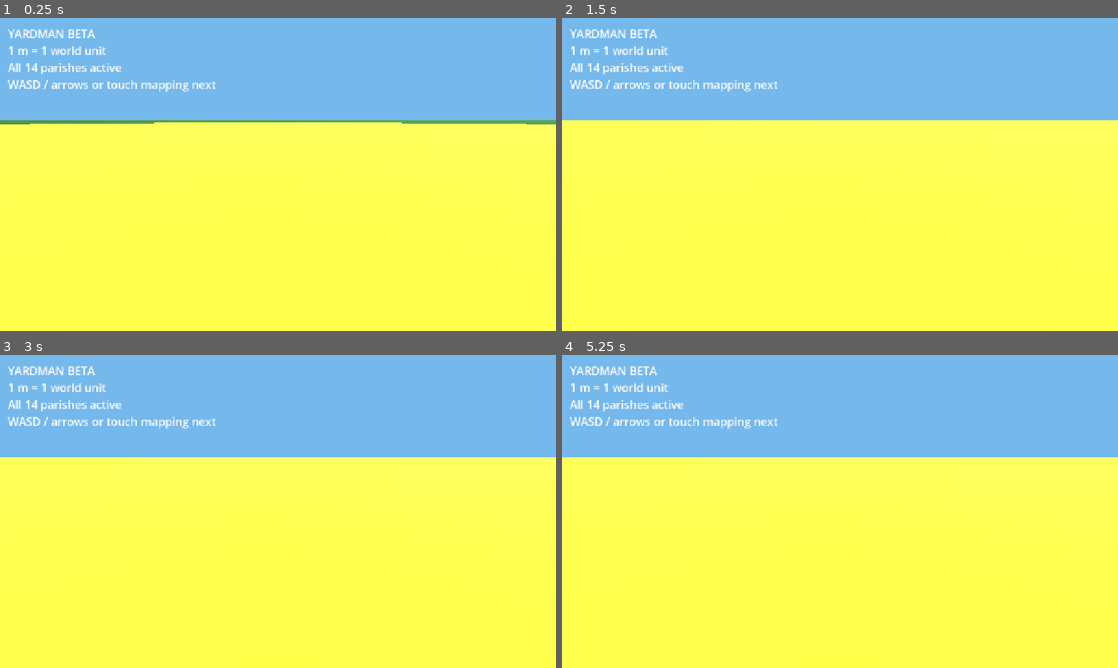
Above: before the commit, frames 1-4 (two rows, left to right).
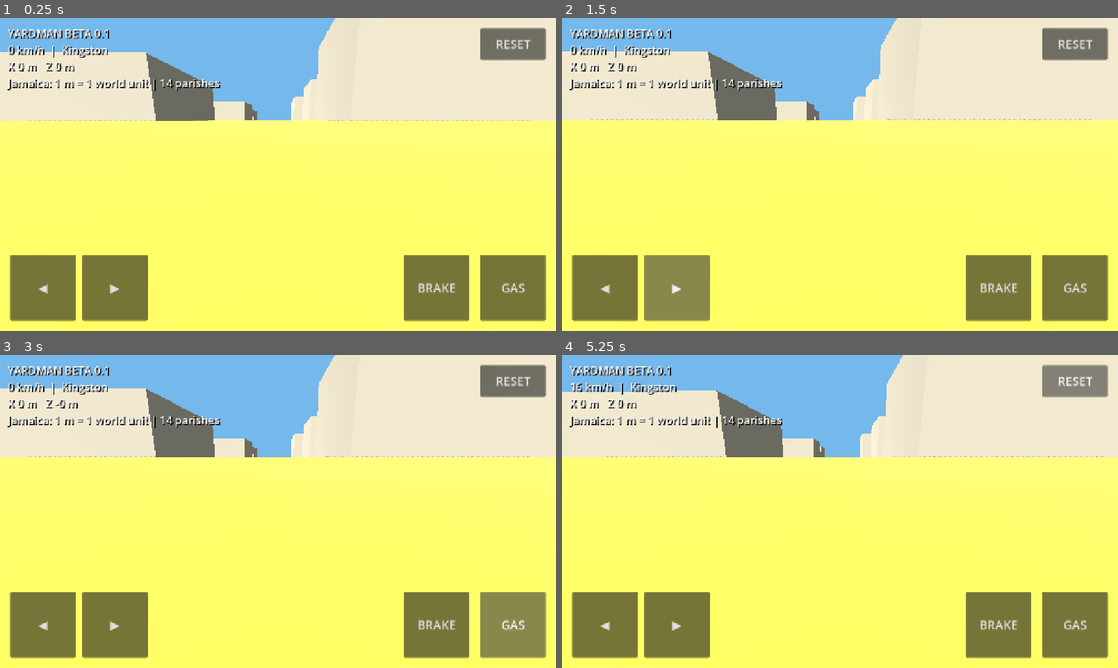
Above: after the commit, the same moments.

Repository: rell28194-rgb/yardman
Game: Godot game, scene res://main.tscn
The game is run twice, just before and just after one commit, with the same random seed, the same clock (stepped at 60 frames per second) and the same inputs.
Inputs (mouse positions are in pixels of both pictures, inside the frame that each line leads up to):
- Up to frame 1 (0.25 s): no input
- Up to frame 2 (1.5 s): click (606, 287) at 0.5 s, where only the run after the commit has a clickable "◀"; click (678, 287) at 1.25 s, where only the run after the commit has a clickable "▶"
- Up to frame 3 (3 s): click (439, 624) at 2 s, where only the run after the commit has a clickable "BRAKE"; click (511, 624) at 2.75 s, where only the run after the commit has a clickable "GAS"
- Up to frame 4 (5.25 s): click (1073, 380) at 3.5 s, where only the run after the commit has a clickable "RESET"; tap Enter at 4.25 s; hold Right (ui_right) 4.28-5.03 s; tap Space at 5 s; hold Down (ui_down) from 5.03 s (still down)

The runs differ from the first frame. In frame 1, 90% of the frame differs, in the area x 0-100%, y 0-100%; in frame 2, 90%; in frame 3, 90%; in frame 4, 90%.

Commit message:
Make Yardman beta mobile-driveable and add Kingston test fidelity

Diff:
--- a/godot/scripts/main.gd
+++ b/godot/scripts/main.gd
@@ -18,12 +18,18 @@
 ]
 
 var car: CharacterBody3D
+var hud_label: Label
 var speed := 0.0
 var steer := 0.0
+var touch_left := false
+var touch_right := false
+var touch_gas := false
+var touch_brake := false
 
 func _ready() -> void:
     _make_environment()
     _make_island_proxy()
+    _make_kingston_test_grid()
     _make_parish_markers()
     _make_car()
     _make_camera()
@@ -35,33 +41,78 @@
     env.background_mode = Environment.BG_COLOR
     env.background_color = Color(0.46, 0.72, 0.92)
     env.ambient_light_source = Environment.AMBIENT_SOURCE_COLOR
-    env.ambient_light_color = Color(0.8,0.85,0.9)
+    env.ambient_light_color = Color(0.8, 0.85, 0.9)
     env.ambient_light_energy = 0.7
     world_env.environment = env
     add_child(world_env)
+
     var sun := DirectionalLight3D.new()
-    sun.rotation_degrees = Vector3(-55,-35,0)
+    sun.rotation_degrees = Vector3(-55, -35, 0)
     sun.light_energy = 1.4
+    sun.shadow_enabled = true
     add_child(sun)
 
 func _make_island_proxy() -> void:
+    # Full-island coordinate envelope. One Godot unit equals one real-world metre.
     var ground := MeshInstance3D.new()
     var mesh := PlaneMesh.new()
     mesh.size = Vector2(235000, 82000)
     ground.mesh = mesh
-    ground.position = Vector3(-47000,-0.05,-3000)
+    ground.position = Vector3(-47000, -0.05, -3000)
     var mat := StandardMaterial3D.new()
-    mat.albedo_color = Color(0.18,0.38,0.16)
+    mat.albedo_color = Color(0.18, 0.38, 0.16)
     ground.material_override = mat
     add_child(ground)
+
     var body := StaticBody3D.new()
     var shape := CollisionShape3D.new()
     var box := BoxShape3D.new()
-    box.size = Vector3(235000,1,82000)
+    box.size = Vector3(235000, 1, 82000)
     shape.shape = box
-    body.position = Vector3(-47000,-0.55,-3000)
+    body.position = Vector3(-47000, -0.55, -3000)
     body.add_child(shape)
     add_child(body)
+
+func _make_kingston_test_grid() -> void:
+    # First local fidelity layer: a light Kingston road/building grid while the
+    # full Jamaica coordinate space remains active at true horizontal scale.
+    var road_mat := StandardMaterial3D.new()
+    road_mat.albedo_color = Color(0.12, 0.13, 0.14)
+    road_mat.roughness = 0.9
+
+    for z in [-420.0, -140.0, 140.0, 420.0]:
+        var road := MeshInstance3D.new()
+        var road_mesh := BoxMesh.new()
+        road_mesh.size = Vector3(1400.0, 0.04, 18.0)
+        road.mesh = road_mesh
+        road.position = Vector3(0, 0.03, z)
+        road.material_override = road_mat
+        add_child(road)
+
+    for x in [-420.0, -140.0, 140.0, 420.0]:
+        var road := MeshInstance3D.new()
+        var road_mesh := BoxMesh.new()
+        road_mesh.size = Vector3(18.0, 0.04, 1100.0)
+        road.mesh = road_mesh
+        road.position = Vector3(x, 0.03, 0)
+        road.material_override = road_mat
+        add_child(road)
+
+    var building_mat := StandardMaterial3D.new()
+    building_mat.albedo_color = Color(0.62, 0.58, 0.50)
+    for i in range(48):
+        var gx := float((i % 8) - 4) * 105.0 + 48.0
+        var gz := float((i / 8) - 3) * 125.0 + 52.0
+        if abs(gx) < 28.0 or abs(gz) < 28.0:
+            continue
+        var h := 12.0 + float((i * 17) % 45)
+        var building := MeshInstance3D.new()
+        var bm := BoxMesh.new()
+        bm.size = Vector3(42.0 + float(i % 3) * 8.0, h, 52.0)
+        building.mesh = bm
+        building.position = Vector3(gx, h * 0.5, gz)
+        building.material_override = building_mat
+        add_child(building)
 
 func _make_parish_markers() -> void:
     for p in PARISHES:
@@ -73,25 +124,41 @@
         marker.mesh = cyl
         marker.position = p[1]
         var mat := StandardMaterial3D.new()
-        mat.albedo_color = Color(0.9,0.85,0.2)
+        mat.albedo_color = Color(0.9, 0.85, 0.2)
         marker.material_override = mat
         add_child(marker)
 
 func _make_car() -> void:
     car = CharacterBody3D.new()
-    car.position = Vector3(0,1,0)
+    car.position = Vector3(0, 1.0, 0)
+
     var body_mesh := MeshInstance3D.new()
     var box := BoxMesh.new()
-    box.size = Vector3(1.9,0.7,4.2)
+    box.size = Vector3(1.9, 0.7, 4.2)
     body_mesh.mesh = box
     body_mesh.position.y = 0.55
     var mat := StandardMaterial3D.new()
-    mat.albedo_color = Color(0.05,0.08,0.12)
+    mat.albedo_color = Color(0.05, 0.08, 0.12)
+    mat.metallic = 0.45
+    mat.roughness = 0.28
     body_mesh.material_override = mat
     car.add_child(body_mesh)
+
+    var cabin := MeshInstance3D.new()
+    var cabin_mesh := BoxMesh.new()
+    cabin_mesh.size = Vector3(1.55, 0.65, 1.9)
+    cabin.mesh = cabin_mesh
+    cabin.position = Vector3(0, 1.18, 0.2)
+    var glass := StandardMaterial3D.new()
+    glass.albedo_color = Color(0.10, 0.22, 0.30)
+    glass.metallic = 0.2
+    glass.roughness = 0.12
+    cabin.material_override = glass
+    car.add_child(cabin)
+
     var collider := CollisionShape3D.new()
     var shape := BoxShape3D.new()
-    shape.size = Vector3(1.9,0.7,4.2)
+    shape.size = Vector3(1.9, 0.7, 4.2)
     collider.shape = shape
     collider.position.y = 0.55
     car.add_child(collider)
@@ -100,27 +167,137 @@
 func _make_camera() -> void:
     var cam := Camera3D.new()
     cam.name = "ChaseCamera"
-    cam.position = Vector3(0,4.3,8.5)
+    cam.position = Vector3(0, 4.3, 8.5)
     cam.rotation_degrees.x = -15
+    cam.current = true
     car.add_child(cam)
 
 func _make_hud() -> void:
     var layer := CanvasLayer.new()
-    var label := Label.new()
-    label.name = "HUD"
-    label.position = Vector2(18,18)
-    label.text = "YARDMAN BETA\n1 m = 1 world unit\nAll 14 parishes active\nWASD / arrows or touch mapping next"
-    label.add_theme_font_size_override("font_size", 26)
-    layer.add_child(label)
+    layer.name = "MobileHUD"
     add_child(layer)
+
+    var root := Control.new()
+    root.set_anchors_and_offsets_preset(Control.PRESET_FULL_RECT)
+    root.mouse_filter = Control.MOUSE_FILTER_PASS
+    layer.add_child(root)
+
+    hud_label = Label.new()
+    hud_label.position = Vector2(18, 18)
+    hud_label.add_theme_font_size_override("font_size", 25)
+    hud_label.add_theme_color_override("font_color", Color.WHITE)
+    hud_label.add_theme_color_override("font_shadow_color", Color.BLACK)
+    hud_label.add_theme_constant_override("shadow_offset_x", 2)
+    hud_label.add_theme_constant_override("shadow_offset_y", 2)
+    root.add_child(hud_label)
+
+    var left := _touch_button("◀", 0.0, 1.0, Vector2(24, -174), Vector2(150, 150))
+    left.button_down.connect(Callable(self, "_left_down"))
+    left.button_up.connect(Callable(self, "_left_up"))
+    root.add_child(left)
+
+    var right := _touch_button("▶", 0.0, 1.0, Vector2(190, -174), Vector2(150, 150))
+    right.button_down.connect(Callable(self, "_right_down"))
+    right.button_up.connect(Callable(self, "_right_up"))
+    root.add_child(right)
+
+    var brake := _touch_button("BRAKE", 1.0, 1.0, Vector2(-350, -174), Vector2(150, 150))
+    brake.button_down.connect(Callable(self, "_brake_down"))
+    brake.button_up.connect(Callable(self, "_brake_up"))
+    root.add_child(brake)
+
+    var gas := _touch_button("GAS", 1.0, 1.0, Vector2(-174, -174), Vector2(150, 150))
+    gas.button_down.connect(Callable(self, "_gas_down"))
+    gas.button_up.connect(Callable(self, "_gas_up"))
+    root.add_child(gas)
+
+    var reset := _touch_button("RESET", 1.0, 0.0, Vector2(-174, 24), Vector2(150, 72))
+    reset.pressed.connect(Callable(self, "_reset_car"))
+    root.add_child(reset)
+
+func _touch_button(label_text: String, ax: float, ay: float, offset: Vector2, button_size: Vector2) -> Button:
+    var b := Button.new()
+    b.text = label_text
+    b.anchor_left = ax
+    b.anchor_right = ax
+    b.anchor_top = ay
+    b.anchor_bottom = ay
+    b.offset_left = offset.x
+    b.offset_top = offset.y
+    b.offset_right = offset.x + button_size.x
+    b.offset_bottom = offset.y + button_size.y
+    b.add_theme_font_size_override("font_size", 28)
+    b.focus_mode = Control.FOCUS_NONE
+    return b
+
+func _left_down() -> void:
+    touch_left = true
+
+func _left_up() -> void:
+    touch_left = false
+
+func _right_down() -> void:
+    touch_right = true
+
+func _right_up() -> void:
+    touch_right = false
+
+func _gas_down() -> void:
+    touch_gas = true
+
+func _gas_up() -> void:
+    touch_gas = false
+
+func _brake_down() -> void:
+    touch_brake = true
+
+func _brake_up() -> void:
+    touch_brake = false
+
+func _reset_car() -> void:
+    car.global_position = Vector3(0, 1.0, 0)
+    car.rotation = Vector3.ZERO
+    car.velocity = Vector3.ZERO
+    speed = 0.0
+    steer = 0.0
+
+func _nearest_parish_name() -> String:
+    var best_name := "Kingston"
+    var best_dist := INF
+    for p in PARISHES:
+        var a := Vector2(car.global_position.x, car.global_position.z)
+        var b := Vector2(p[1].x, p[1].z)
+        var d := a.distance_squared_to(b)
+        if d < best_dist:
+            best_dist = d
+            best_name = p[0]
+    return best_name
 
 func _physics_process(delta: float) -> void:
     var throttle := Input.get_axis("ui_down", "ui_up")
     var turn := Input.get_axis("ui_left", "ui_right")
-    speed = move_toward(speed, throttle * 34.0, delta * (22.0 if abs(throttle) > 0.01 else 12.0))
+
+    if touch_gas and not touch_brake:
+        throttle = 1.0
+    elif touch_brake and not touch_gas:
+        throttle = -1.0
+
+    if touch_left and not touch_right:
+        turn = -1.0
+    elif touch_right and not touch_left:
+        turn = 1.0
+
+    var target_speed := throttle * 34.0
+    var accel := 22.0 if abs(throttle) > 0.01 else 12.0
+    speed = move_toward(speed, target_speed, delta * accel)
     steer = move_toward(steer, turn, delta * 4.0)
+
     if abs(speed) > 0.1:
-        car.rotate_y(-steer * delta * clamp(abs(speed)/12.0,0.25,1.6) * sign(speed))
+        car.rotate_y(-steer * delta * clamp(abs(speed) / 12.0, 0.25, 1.6) * sign(speed))
+
     var forward := -car.global_transform.basis.z
-    car.velocity = Vector3(forward.x * speed, -1.0, forward.z * speed)
+    car.velocity = Vector3(forward.x * speed, -4.0, forward.z * speed)
     car.move_and_slide()
+
+    if hud_label != null:
+        hud_label.text = "YARDMAN BETA 0.1\n%.0f km/h  |  %s\nX %.0f m   Z %.0f m\nJamaica: 1 m = 1 world unit | 14 parishes" % [abs(speed) * 3.6, _nearest_parish_name(), car.global_position.x, car.global_position.z]
